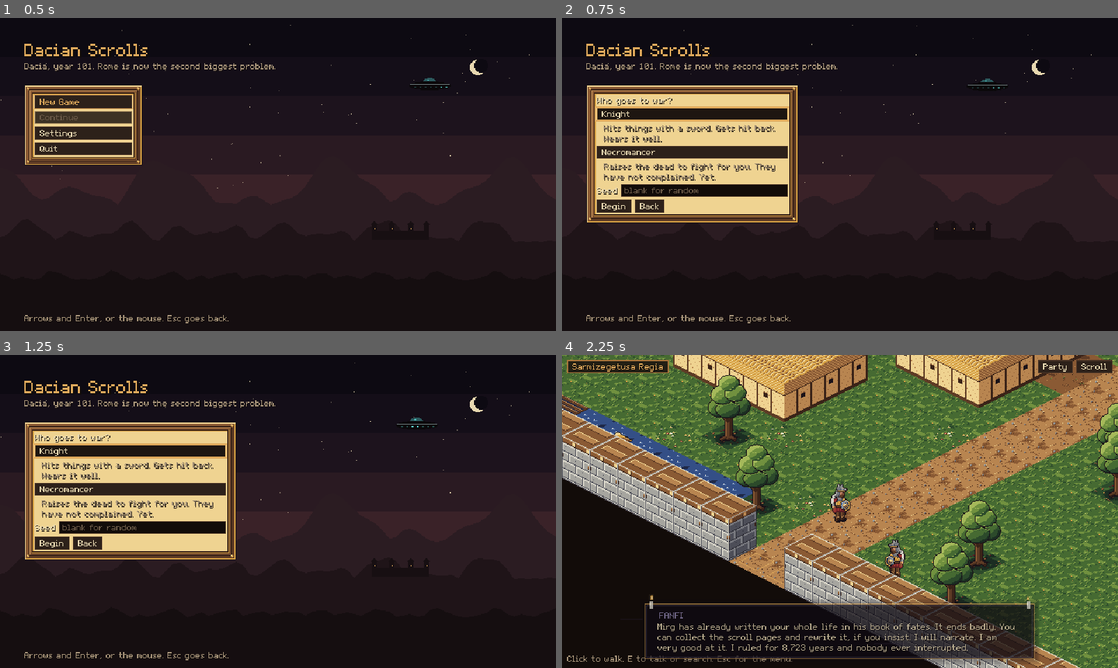
Above: before the commit, frames 1-4 (two rows, left to right).
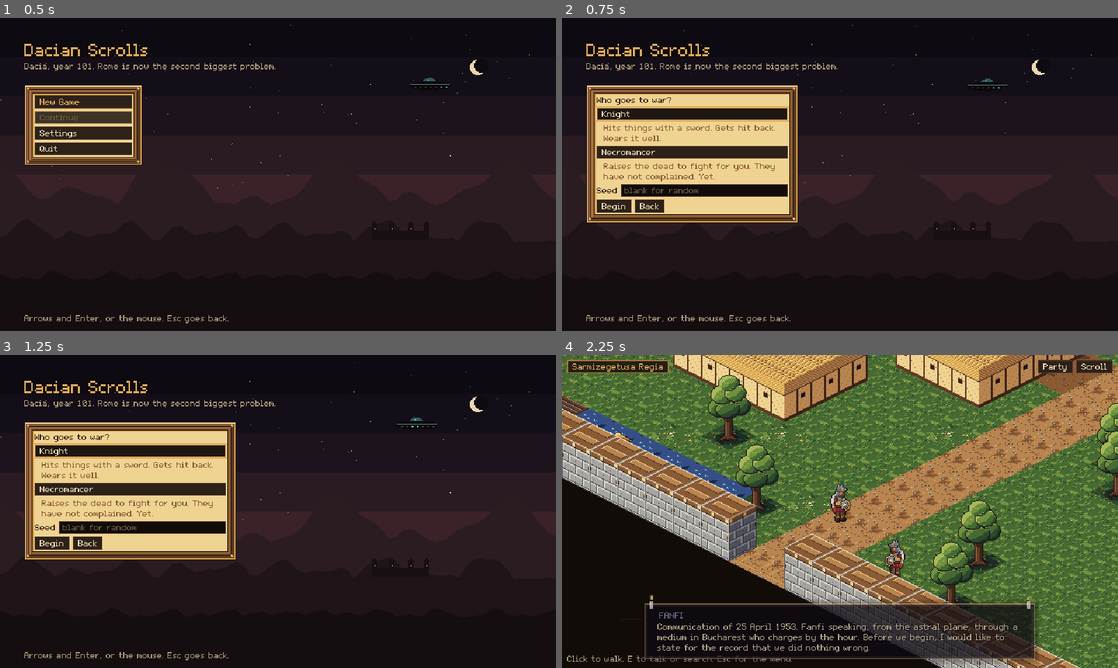
Above: after the commit, the same moments.

Repository: MinuneIonel/Dacian-Scrolls
Game: Godot game, scene res://src/main.tscn
The game is run twice, just before and just after one commit, with the same random seed, the same clock (stepped at 60 frames per second) and the same inputs.
Inputs (mouse positions are in pixels of both pictures, inside the frame that each line leads up to):
- Up to frame 1 (0.5 s): no input
- Up to frame 2 (0.75 s): click "New Game" at 0.5 s
- Up to frame 3 (1.25 s): no input
- Up to frame 4 (2.25 s): click (706, 527) at 1.27 s; type "12" at 1.35 s; click "Begin" at 2 s

Frame 1 is identical in both runs. In frame 2, 1.1% of the frame differs, in the area x 6-39%, y 25-57%; in frame 3, 1.1%; in frame 4, 1.4%, in the area x 17-82%, y 85-96%.

Commit message:
WP-30: Hud narrator picks lines with its own Rng; ink text inside parchment panels
Co-Authored-By: Claude Opus 5.5 <noreply@anthropic.com>
Claude-Session: https://claude.ai/code/session_01DAT87uGbrKohxGViHx9q5c

Diff:
--- a/src/ui/hud_overlay.gd
+++ b/src/ui/hud_overlay.gd
@@ -11,6 +11,9 @@
 var caption: NarratorCaption
 var ending: EndingCard
 var _foreign_toasts: int = 0
+## Fanfi's line picker draws from its own Rng, never Game.rng: presentation must not shift
+## game outcomes (a battle or a roll would differ depending on how many lines were shown).
+var narrator_rng: Rng = Rng.new(randi())
 
 func _ready() -> void:
 	layer = 90
@@ -36,7 +39,7 @@
 		for e in events:
 			if str(e.get("type", "")) == "narrator": evs.append(e)
 	if not evs.is_empty() and Content.defs != null:
-		for line in Narrator.lines_for(evs, Game.state, Game.rng, Content.defs):
+		for line in Narrator.lines_for(evs, Game.state, narrator_rng, Content.defs):
 			caption.queue_line(line)
 	for e in events:
 		if str(e.get("type", "")) == "page_found" and Game.state != null \
--- a/src/ui/kit/ui_kit.gd
+++ b/src/ui/kit/ui_kit.gd
@@ -21,10 +21,14 @@
 const DISABLED := Color("6b5a48")
 const CYAN := Color("5ff2e6")
 const BLOOD := Color("b03030")
+## Text on the parchment centre of ui_panel (palette browns).
+const PANEL_INK := Color("3a2318")
+const PANEL_INK_DIM := Color("8a5a34")
 
 static var _font: Font
 static var _title_font: Font
 static var _theme: Theme
+static var _panel_theme: Theme
 
 ## The pixel font (11 px line, 5x7 glyphs).
 static func font() -> Font:
@@ -57,10 +61,14 @@
 	t.set_stylebox("panel", "PanelContainer", _panel_style())
 	t.set_stylebox("panel", "Panel", _panel_style())
 
-	t.set_color("font_color", "Label", PARCHMENT)
-	t.set_color("font_shadow_color", "Label", Color(INK, 0.8))
-	t.set_constant("shadow_offset_x", "Label", 1)
-	t.set_constant("shadow_offset_y", "Label", 1)
+	# Label and DimLabel colours live in the engine's fallback theme, not here: a Label's own
+	# theme is asked first, then its ancestors' themes, then the fallback. So labels inside a
+	# panel() take the panel's ink colours and every other label stays parchment on dark.
+	var fallback: Theme = ThemeDB.get_default_theme()
+	fallback.set_color("font_color", "Label", PARCHMENT)
+	fallback.set_color("font_shadow_color", "Label", Color(INK, 0.8))
+	fallback.set_constant("shadow_offset_x", "Label", 1)
+	fallback.set_constant("shadow_offset_y", "Label", 1)
 	t.set_constant("line_spacing", "Label", 1)
 
 	t.add_type("TitleLabel")
@@ -74,7 +82,9 @@
 
 	t.add_type("DimLabel")
 	t.set_type_variation("DimLabel", "Label")
-	t.set_color("font_color", "DimLabel", PARCHMENT_DIM)
+	fallback.add_type("DimLabel")
+	fallback.set_type_variation("DimLabel", "Label")
+	fallback.set_color("font_color", "DimLabel", PARCHMENT_DIM)
 
 	t.add_type("AlienLabel")
 	t.set_type_variation("AlienLabel", "Label")
@@ -152,10 +162,24 @@
 	return t
 
 ## A framed panel (parchment-on-wood). Uses the ui_panel texture once the art exists.
+## Labels inside it read in dark ink (see panel_theme()).
 static func panel() -> PanelContainer:
 	var p := PanelContainer.new()
-	p.theme = theme()
+	p.theme = panel_theme()
 	return p
+
+## The theme of panel(): the game theme plus ink text for the parchment centre. Without the
+## ui_panel art the panel is a dark box, so the text stays parchment.
+static func panel_theme() -> Theme:
+	if _panel_theme != null: return _panel_theme
+	var t: Theme = theme().duplicate()
+	if Engine.get_main_loop() != null and Assets.has_tex(&"ui_panel"):
+		t.set_color("font_color", "Label", PANEL_INK)
+		t.set_color("font_shadow_color", "Label", Color(0, 0, 0, 0))
+		t.set_color("font_color", "DimLabel", PANEL_INK_DIM)
+		t.set_color("font_shadow_color", "DimLabel", Color(0, 0, 0, 0))
+	_panel_theme = t
+	return t
 
 static func button(text_key: String) -> Button:
 	var b := Button.new()
